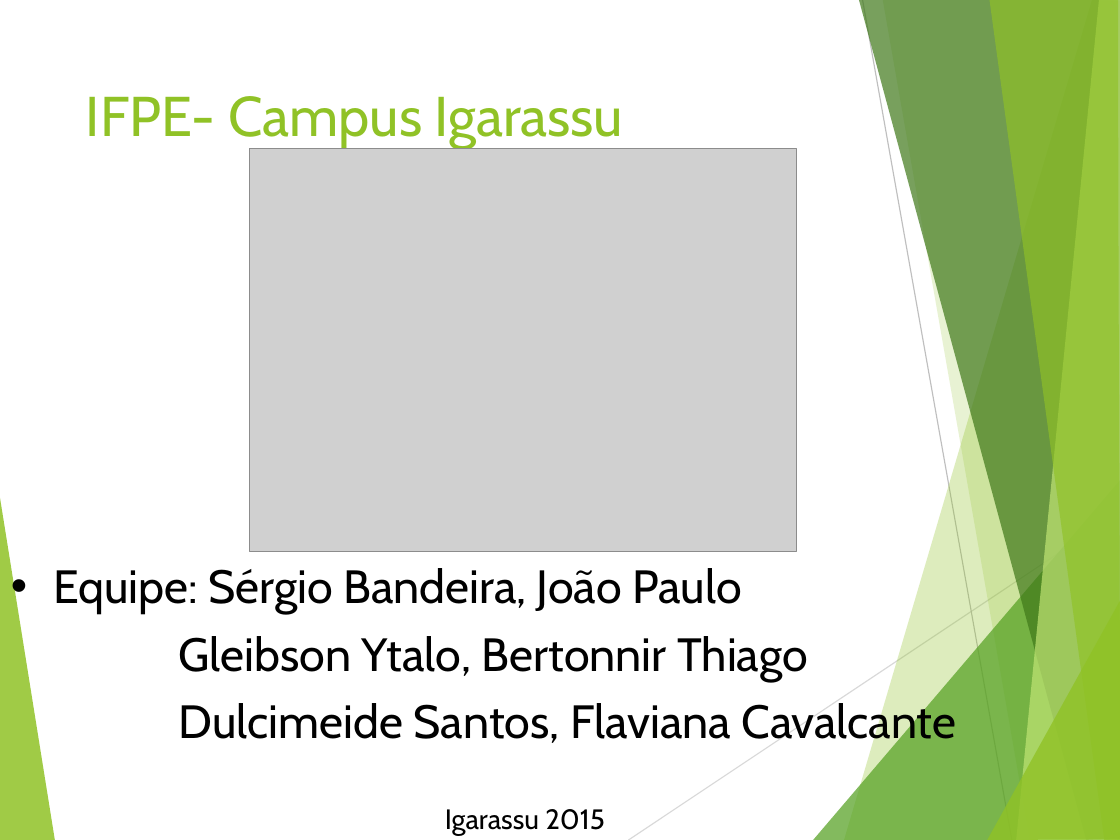
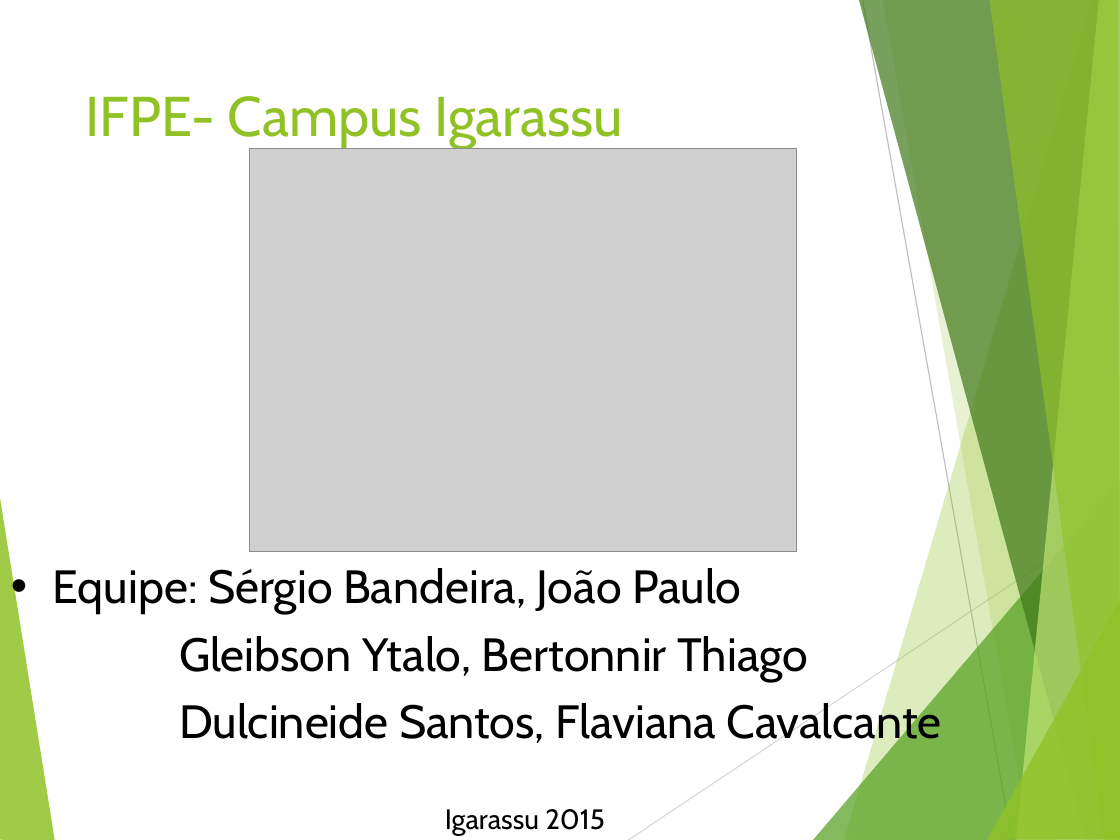
Before and after one commit to Ytallo12/CodigoSecreto, a slide deck: slide 1 of Seminario/Repositorio trabalho.ppt. Drawn at 1120x840 pixels with LibreOffice and Linux fonts; fonts in the diff are those of the drawing; grey boxes stand for pictures. Boxes give left, top, right and bottom in pixels: in the first picture for what was removed or moved away, otherwise in the second. Text is boxed around its words. In the diff, an @@ line names an element or a change of style, - is before the commit and + after.

```diff
--- a/Seminario/Repositorio trabalho.ppt
+++ b/Seminario/Repositorio trabalho.ppt
@@ outline redrawn in 5 elements at (844,0,1120,840), (883,0,1120,840), (813,480,1120,840), (1016,0,1120,840), (987,599,1120,840) @@
@@ text at (179,699,942,750): text changed @@
-Dulcimeide Santos, Flaviana Cavalcante
+Dulcineide Santos, Flaviana Cavalcante
```
Also in this commit, not shown: 16 other slides changed.
